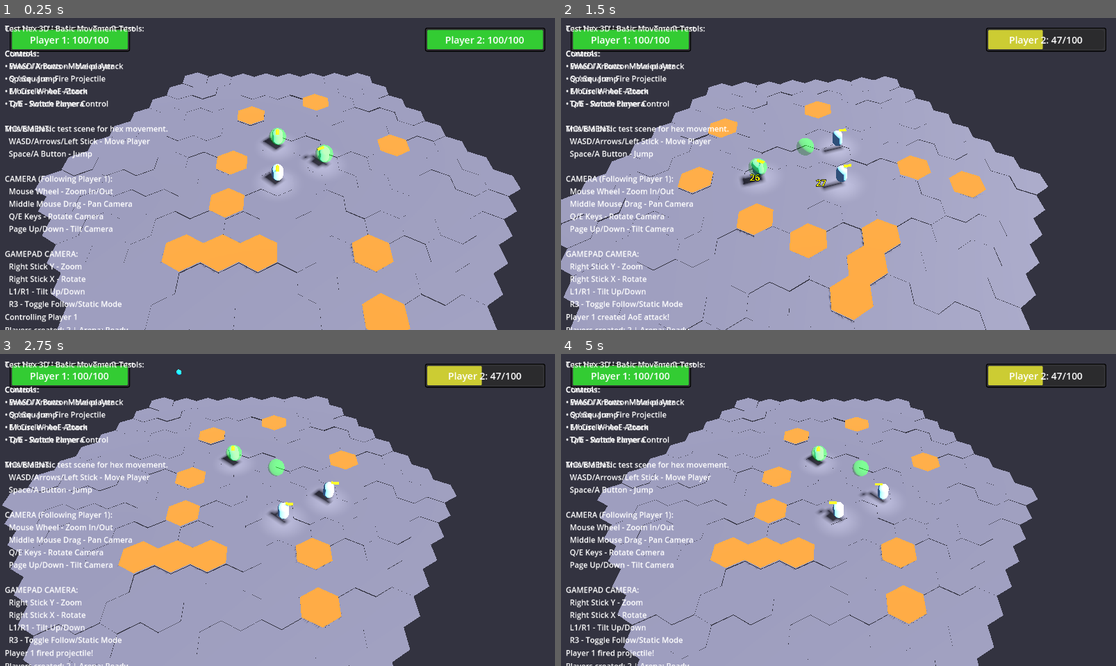
Above: before the commit, frames 1-4 (two rows, left to right).
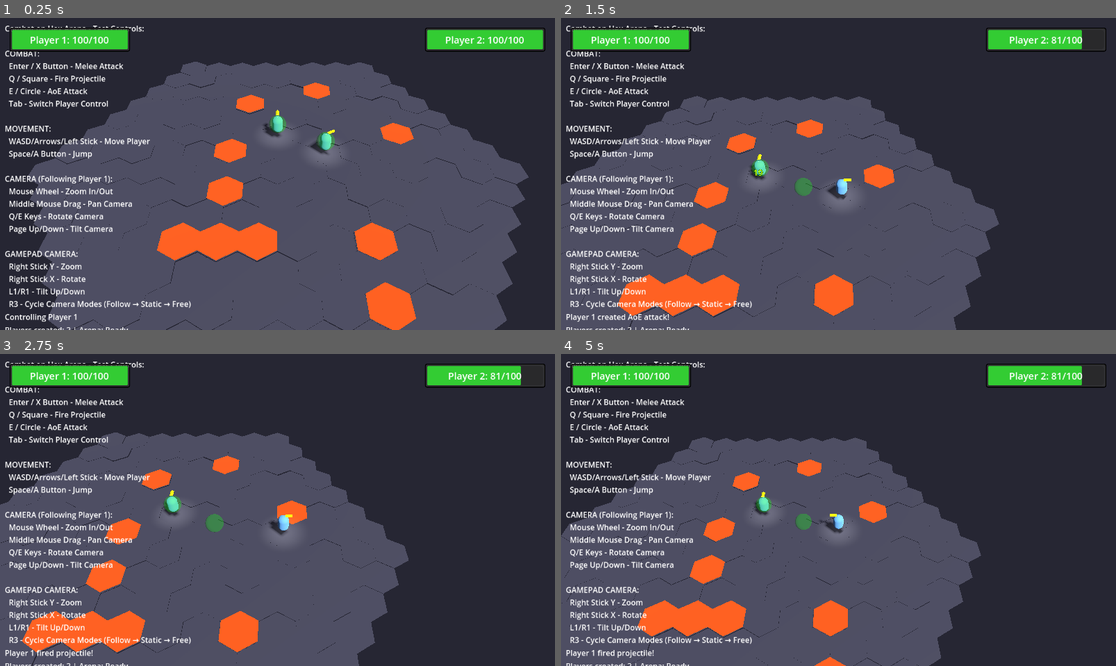
Above: after the commit, the same moments.

Repository: bbaserdem/GemBrawl
Game: Godot game, scene res://tests/TestCombatCollision.tscn
Same seed, same stepped clock (60 frames per second), same inputs: the game is played once before the commit and once after it. This scene is started directly instead of the project's main scene.
Inputs (mouse positions are in pixels of both pictures, inside the frame that each line leads up to):
- Up to frame 1 (0.25 s): no input
- Up to frame 2 (1.5 s): tap Enter (attack_melee) at 0.5 s; move the mouse to (960, 158) at 0.52 s; hold D (move_right) 0.53-1.25 s; hold E (attack_aoe) 0.53-1.25 s; click (960, 158) at 0.67 s; drag from (727, 189) to (810, 236) at 1.27 s
- Up to frame 3 (2.75 s): move the mouse to (333, 441) at 2.02 s; hold D (move_right) from 2.03 s (still down); hold Q (attack_ranged) from 2.03 s (still down)
- Up to frame 4 (5 s): release D (move_right) at 2.75 s; release Q (attack_ranged) at 2.75 s; drag from (810, 572) to (672, 463) at 2.77 s; move the mouse to (1005, 556) at 3.52 s; hold A (move_left) 3.53-4.25 s; hold Mouse wheel down (camera_zoom_out) 3.53-4.25 s; drag from (672, 463) to (755, 432) at 4.27 s

The runs differ from the first frame. In frame 1, 64% of the frame differs, in the area x 0-96%, y 2-100%; in frame 2, 61%; in frame 3, 60%; in frame 4, 61%.

Commit message:
fix: improve camera tracking and combat testing systems
Camera improvements:
- Add automatic local player detection for camera tracking
- Fix third-person camera to track from behind player
- Enable zoom controls in all follow modes
- Increase camera rotation speed for responsive third-person mode
- Add periodic checks for local player changes

Combat testing improvements:
- Refactor to use actual game skill implementations instead of test scenes
- Fix projectile collision detection with proper hitbox setup
- Improve projectile visibility (larger, slower, glowing orange)
- Add visual indicators for melee attacks (red semi-transparent box)
- Fix DamageInfo property access in damage callbacks
- Reduce character turn rate from 10.0 to 6.0 for better control

Test structure improvements:
- Remove dependency on TestHex.tscn to avoid duplicate cameras
- Add players to "players" group for camera detection
- Clean up test scene to use actual game implementations

🤖 Generated with [Claude Code](https://claude.ai/code)

Co-Authored-By: Claude <noreply@anthropic.com>

Diff:
--- a/gembrawl/characters/components/PlayerMovement.gd
+++ b/gembrawl/characters/components/PlayerMovement.gd
@@ -7,7 +7,7 @@
 @export var movement_speed: float = 5.0
 @export var acceleration: float = 10.0
 @export var friction: float = 10.0
-@export var rotation_speed: float = 10.0
+@export var rotation_speed: float = 6.0  # Reduced from 10.0 for smoother turning
 
 ## Jump and gravity settings
 @export var jump_force: float = 10.0
--- a/gembrawl/game/CameraController.gd
+++ b/gembrawl/game/CameraController.gd
@@ -35,9 +35,12 @@
 @export var enable_follow: bool = true
 
 ## Camera modes
-enum CameraMode { STATIC, FOLLOW_PLAYER }
-var camera_mode: CameraMode = CameraMode.FOLLOW_PLAYER
+enum CameraMode { PLAYER_FOCUSED, THIRD_PERSON, ARENA_FOCUSED }
+var camera_mode: CameraMode = CameraMode.PLAYER_FOCUSED
 var arena_center: Vector3 = Vector3.ZERO
+var default_follow_zoom: float = 20.0  # Default zoom for follow mode
+var default_arena_zoom: float = 35.0  # Default zoom for arena mode
+var arena_camera_position: Vector3 = Vector3.ZERO  # Camera position in arena mode
 
 ## Camera nodes
 @onready var camera_pivot: Node3D = $CameraPivot
@@ -52,6 +55,7 @@
 var initial_tilt_degrees: float  # Store initial tilt in degrees
 var is_initialized: bool = false  # Track initialization state
 var current_tilt: float  # Actual rendered tilt (smoothly interpolated)
+var local_player_check_timer: float = 0.0  # Timer for periodic local player checks
 
 func _ready() -> void:
 	# Initialize camera position
@@ -73,11 +77,9 @@
 	set_process_input(true)
 	set_process_unhandled_input(true)
 
-	# Find the player if not set
+	# Find the local player if not set
 	if not follow_target:
-		follow_target = get_node_or_null("../Player3D")
-		if follow_target:
-			print("Found player for camera follow")
+		find_local_player()
 
 	# Set arena center (0,0,0 for our hex arena)
 	arena_center = Vector3.ZERO
@@ -97,23 +99,59 @@
 	if enable_edge_pan:
 		_handle_edge_pan(delta)
 
+	# Periodically check if we need to update the local player (every 0.5 seconds)
+	local_player_check_timer += delta
+	if local_player_check_timer >= 0.5:
+		local_player_check_timer = 0.0
+		# Check if we should track a different player
+		if not follow_target or (follow_target.has_method("get") and not follow_target.get("is_local_player")):
+			find_local_player()
+
 	# Camera positioning based on mode
 	match camera_mode:
-		CameraMode.STATIC:
-			# Center on arena - adjust position based on tilt angle
-			# Move camera south (positive Z) to compensate for tilt
-			var tilt_offset = 12.0 * sin(deg_to_rad(tilt_angle))  # More offset for steeper angles
-			var static_offset = Vector3(0, 0, tilt_offset)
-			global_position = global_position.lerp(arena_center + static_offset, follow_smoothness * delta)
-			# Zoom out more in static mode for full arena view
-			if current_zoom < 35:
-				current_zoom = lerp(current_zoom, 35.0, delta * 2.0)
-				_update_camera_position()
-		CameraMode.FOLLOW_PLAYER:
-			# Follow target
-			if follow_target:
+		CameraMode.PLAYER_FOCUSED:
+			# Camera follows player with fixed orientation
+			if enable_follow and follow_target and is_instance_valid(follow_target):
 				var target_pos = follow_target.global_position + look_at_offset
 				global_position = global_position.lerp(target_pos, follow_smoothness * delta)
+
+				# Keep rotation fixed (allow manual control with Q/E or right stick)
+				# Update camera with current zoom
+				_update_camera_position()
+
+		CameraMode.THIRD_PERSON:
+			# Camera follows player and rotates to keep player facing forward
+			if enable_follow and follow_target and is_instance_valid(follow_target):
+				var target_pos = follow_target.global_position + look_at_offset
+				global_position = global_position.lerp(target_pos, follow_smoothness * delta)
+
+				# Rotate camera to be behind the player (add 180 degrees)
+				var player_rotation = follow_target.rotation.y + PI
+				var target_rotation = player_rotation
+
+				# Apply rotation differently from manual rotation
+				rotation.y = lerp_angle(rotation.y, target_rotation, delta * 12.0)
+				current_rotation = rad_to_deg(rotation.y)  # Keep current_rotation in sync
+
+				# Allow zoom control in third person (don't force to 15.0)
+				_update_camera_position()
+
+		CameraMode.ARENA_FOCUSED:
+			# Static camera focused on arena center
+			# Zoom controls move camera forward/backward instead of zooming
+			var tilt_offset = 12.0 * sin(deg_to_rad(tilt_angle))
+			var base_position = arena_center + Vector3(0, 0, tilt_offset)
+
+			# Initialize arena camera position if needed
+			if arena_camera_position == Vector3.ZERO:
+				arena_camera_position = base_position
+
+			global_position = global_position.lerp(arena_camera_position, follow_smoothness * delta * 2.0)
+
+			# Fixed zoom level for arena mode
+			if abs(current_zoom - default_arena_zoom) > 0.1:
+				current_zoom = lerp(current_zoom, default_arena_zoom, delta * 2.0)
+				_update_camera_position()
 
 func _unhandled_input(event: InputEvent) -> void:
 	# Toggle camera mode with R3 (right stick press)
@@ -217,8 +255,14 @@
 	tilt_angle = clamp(tilt_angle + delta_tilt, min_tilt, max_tilt)
 
 func _adjust_zoom(delta_zoom: float) -> void:
-	current_zoom = clamp(current_zoom + delta_zoom, min_zoom, max_zoom)
-	_update_camera_position()
+	if camera_mode == CameraMode.ARENA_FOCUSED:
+		# In arena mode, zoom controls move camera forward/backward
+		var forward = -transform.basis.z
+		arena_camera_position += forward * delta_zoom * 2.0
+	else:
+		# Normal zoom behavior for other modes
+		current_zoom = clamp(current_zoom + delta_zoom, min_zoom, max_zoom)
+		_update_camera_position()
 
 ## Update camera position and orientation
 ## Applies rotation, tilt, and zoom to the camera pivot system
@@ -277,14 +321,50 @@
 
 ## Toggle between camera modes
 func _toggle_camera_mode() -> void:
+	# Cycle through modes: PLAYER_FOCUSED -> THIRD_PERSON -> ARENA_FOCUSED -> PLAYER_FOCUSED
 	match camera_mode:
-		CameraMode.STATIC:
-			camera_mode = CameraMode.FOLLOW_PLAYER
-			print("Camera Mode: Follow Player")
-		CameraMode.FOLLOW_PLAYER:
-			camera_mode = CameraMode.STATIC
-			print("Camera Mode: Static (Arena Center)")
+		CameraMode.PLAYER_FOCUSED:
+			camera_mode = CameraMode.THIRD_PERSON
+			enable_follow = true
+			enable_rotation = false  # Disable manual rotation in third person
+			print("Camera Mode: THIRD PERSON")
+		CameraMode.THIRD_PERSON:
+			camera_mode = CameraMode.ARENA_FOCUSED
+			enable_follow = false
+			enable_rotation = true
+			# Initialize arena camera position
+			arena_camera_position = arena_center + Vector3(0, 0, 12.0)
+			print("Camera Mode: ARENA FOCUSED")
+		CameraMode.ARENA_FOCUSED:
+			camera_mode = CameraMode.PLAYER_FOCUSED
+			enable_follow = true
+			enable_rotation = true
+			# Reset zoom to follow default
+			current_zoom = default_follow_zoom
+			_update_camera_position()
+			print("Camera Mode: PLAYER FOCUSED")
 
 ## Set the arena center position
 func set_arena_center(center: Vector3) -> void:
 	arena_center = center
+
+## Find and set the player with is_local_player = true as the follow target
+func find_local_player() -> void:
+	# First check players in the "players" group
+	var players = get_tree().get_nodes_in_group("players")
+	for player in players:
+		if player.has_method("get") and player.get("is_local_player") == true:
+			set_follow_target(player)
+			print("CameraController: Found local player in group: ", player.name)
+			return
+
+	# If no player in group, check all children of the current scene
+	var root = get_tree().current_scene
+	if root:
+		for child in root.get_children():
+			if child.has_method("get") and child.get("is_local_player") == true:
+				set_follow_target(child)
+				print("CameraController: Found local player: ", child.name)
+				return
+
+	print("CameraController: No local player found")
--- a/gembrawl/tests/TestCombatCollision.tscn
+++ b/gembrawl/tests/TestCombatCollision.tscn
@@ -1,7 +1,7 @@
 [gd_scene load_steps=6 format=3 uid="uid://bx4bwlnnmckqu"]
 
 [ext_resource type="Script" path="res://tests/TestCombatCollisionController.gd" id="1"]
-[ext_resource type="PackedScene" uid="uid://bgf8yc6a3oy5h" path="res://tests/TestHex.tscn" id="2"]
+[ext_resource type="PackedScene" path="res://arena/HexArena.tscn" id="2"]
 [ext_resource type="Script" path="res://game/CameraController.gd" id="3"]
 
 [sub_resource type="BoxShape3D" id="BoxShape3D_1"]
--- a/gembrawl/tests/TestCombatCollisionController.gd
+++ b/gembrawl/tests/TestCombatCollisionController.gd
@@ -7,10 +7,10 @@
 @export var spawn_radius: float = 5.0
 @export var player_scene: PackedScene = preload("res://characters/PlayerCharacter.tscn")
 
-## Combat test scenes
-@export var melee_hitbox_scene: PackedScene = preload("res://tests/combat/TestMeleeHitbox.tscn")
-@export var projectile_scene: PackedScene = preload("res://tests/combat/TestProjectile.tscn")
-@export var aoe_scene: PackedScene = preload("res://tests/combat/TestAOE.tscn")
+## Combat skill classes - using actual game implementations
+const MeleeHitbox = preload("res://characters/skills/MeleeHitbox.gd")
+const Projectile = preload("res://characters/skills/Projectile.gd")
+const AoeAttack = preload("res://characters/skills/AoeAttack.gd")
 
 ## References
 var players: Array[Player3D] = []
@@ -54,10 +54,10 @@
 	# Create combat UI
 	_create_combat_ui()
 
-	# Set camera to follow player 1
-	if camera_controller and players.size() > 0:
-		camera_controller.set_follow_target(players[0])
+	# Set arena center for the camera
+	if camera_controller:
 		camera_controller.set_arena_center(Vector3.ZERO)
+		print("Camera setup complete - will auto-detect local player")
 
 	# Update UI
 	_update_ui()
@@ -123,10 +123,13 @@
 		var player = player_scene.instantiate() as Player3D
 		player.player_id = i + 1
 		player.name = "Player" + str(i + 1)
-		player.is_local_player = (i == 0)  # First player is controlled
+		player.is_local_player = (i == 0)  # Only first player is controlled
 
 		# Add to scene FIRST before accessing global_position
 		add_child(player)
+
+		# Add player to the "players" group so camera can find them
+		player.add_to_group("players")
 
 		# Set spawn position AFTER adding to scene tree
 		var spawn_points_array = get_tree().get_nodes_in_group("spawn_points")
@@ -135,13 +138,13 @@
 			# Ensure player is at correct height
 			player.global_position.y = max(player.global_position.y, 1.0)
 
-			# Make player face the center (0, 0, 0)
-			var to_center = -player.global_position
-			to_center.y = 0  # Keep it on the horizontal plane
-			if to_center.length() > 0:
-				to_center = to_center.normalized()
-				# Calculate rotation to face center
-				var rotation_y = atan2(to_center.x, to_center.z)
+			# Make player face away from center (outward)
+			var facing_direction = player.global_position
+			facing_direction.y = 0  # Keep it on the horizontal plane
+			if facing_direction.length() > 0:
+				facing_direction = facing_direction.normalized()
+				# Calculate rotation to face outward
+				var rotation_y = atan2(facing_direction.x, facing_direction.z)
 				player.rotation.y = rotation_y
 
 		# Connect signals
@@ -174,12 +177,37 @@
 
 	var attacker = players[current_player_index]
 
-	# Create melee hitbox
-	var hitbox = melee_hitbox_scene.instantiate() as MeleeHitbox
-	add_child(hitbox)  # Add to scene, not to player
-
-	# Get forward direction (Godot standard: -transform.basis.z)
-	var forward = -attacker.transform.basis.z
+	# Create melee hitbox node
+	var hitbox = MeleeHitbox.new()
+
+	# Add a CollisionShape3D to the hitbox BEFORE adding to scene
+	var collision_shape = CollisionShape3D.new()
+	var box_shape = BoxShape3D.new()
+	box_shape.size = Vector3(2.0, 1.0, 1.0)  # Width, Height, Depth
+	collision_shape.shape = box_shape
+	hitbox.add_child(collision_shape)
+
+	# Add visual indicator for the melee attack
+	var mesh_instance = MeshInstance3D.new()
+	var box_mesh = BoxMesh.new()
+	box_mesh.size = Vector3(2.0, 1.0, 1.0)  # Match collision shape
+	mesh_instance.mesh = box_mesh
+
+	# Create a semi-transparent material
+	var material = StandardMaterial3D.new()
+	material.albedo_color = Color(1, 0.2, 0.2, 0.5)  # Red, semi-transparent
+	material.transparency = BaseMaterial3D.TRANSPARENCY_ALPHA
+	material.emission_enabled = true
+	material.emission = Color(1, 0, 0)
+	material.emission_energy = 0.3
+	mesh_instance.material_override = material
+	hitbox.add_child(mesh_instance)
+
+	# Now add to scene
+	add_child(hitbox)
+
+	# Get forward direction (reversed because players face outward)
+	var forward = attacker.transform.basis.z
 
 	# Position in front of player at player's center height
 	var spawn_position = attacker.global_position + forward * 1.5
@@ -199,6 +227,10 @@
 	# Connect to hit signal
 	hitbox.hit_target.connect(_on_melee_hit)
 
+	# Auto-remove the hitbox after its active time
+	await get_tree().create_timer(0.3).timeout
+	hitbox.queue_free()
+
 	# Melee attack by Player
 
 func _test_projectile() -> void:
@@ -207,25 +239,80 @@
 
 	var attacker = players[current_player_index]
 
-	# Get aim direction (Godot standard: -transform.basis.z)
-	var aim_direction = -attacker.transform.basis.z
+	# Get aim direction (reversed because players face outward)
+	var aim_direction = attacker.transform.basis.z
 	aim_direction.y = 0
 	aim_direction = aim_direction.normalized()
 
-	# Create projectile manually instead of using static method
-	var projectile = projectile_scene.instantiate() as Projectile
-	add_child(projectile)  # Add to this scene
-	# Spawn projectile further in front of the player to avoid immediate collision
-	# Match player's center height better (capsule is 1.0 tall, so center is at 0.5)
-	var spawn_offset = attacker.global_position + aim_direction * 2.0
-	spawn_offset.y = attacker.global_position.y + 0.5  # Center of player capsule
+	# Create projectile node
+	var projectile = Projectile.new()
+
+	# Add required child nodes BEFORE adding to scene
+	var mesh_instance = MeshInstance3D.new()
+	mesh_instance.name = "MeshInstance3D"
+	var sphere_mesh = SphereMesh.new()
+	sphere_mesh.radius = 0.3  # Increased from 0.2 for better visibility
+	sphere_mesh.height = 0.6  # Increased from 0.4
+	mesh_instance.mesh = sphere_mesh
+
+	# Add a simple material for visibility
+	var material = StandardMaterial3D.new()
+	material.albedo_color = Color(1, 0.5, 0)  # Orange color
+	material.emission_enabled = true
+	material.emission = Color(1, 0.3, 0)
+	material.emission_energy = 0.5
+	mesh_instance.material_override = material
+	projectile.add_child(mesh_instance)
+
+	var collision = CollisionShape3D.new()
+	collision.name = "CollisionShape3D"
+	var sphere_shape = SphereShape3D.new()
+	sphere_shape.radius = 0.3  # Match mesh size
+	collision.shape = sphere_shape
+	projectile.add_child(collision)
+
+	var hitbox = Area3D.new()
+	hitbox.name = "Hitbox"
+	hitbox.monitoring = true  # Enable monitoring
+	hitbox.monitorable = false  # Hitbox doesn't need to be monitored
+
+	# Set up collision layers for the hitbox
+	hitbox.collision_layer = 1 << 5  # PROJECTILE layer
+	hitbox.collision_mask = (1 << 1) | (1 << 3)  # PLAYER and ENEMY layers
+
+	var hitbox_collision = CollisionShape3D.new()
+	var hitbox_shape = SphereShape3D.new()
+	hitbox_shape.radius = 0.6  # Larger hitbox for more reliable detection
+	hitbox_collision.shape = hitbox_shape
+	hitbox.add_child(hitbox_collision)
+	projectile.add_child(hitbox)
+
+	# NOW add to scene after children are set up
+	add_child(projectile)
+
+	# Configure projectile properties for testing
+	projectile.speed = 60.0  # Even slower to improve hit detection
+	projectile.damage = 15
+	projectile.lifetime = 8.0  # Longer lifetime for slower projectile
+	projectile.gravity_scale = 0.0  # No gravity for testing
+
+	# Spawn projectile in front of the player at a lower height
+	var spawn_offset = attacker.global_position + aim_direction * 1.5  # Spawn further to avoid self-collision
+	spawn_offset.y = attacker.global_position.y + 0.2  # Lower height to hit ground targets
 	projectile.setup(attacker, spawn_offset, aim_direction)
+
+	# Debug collision setup
+	print("Projectile hitbox layer: ", hitbox.collision_layer, " mask: ", hitbox.collision_mask)
 
 	# Register with combat manager
 	combat_manager.register_projectile(projectile)
 
 	# Connect hit signal for debug
 	projectile.hit_target.connect(_on_projectile_hit)
+
+	# Debug: ensure projectile is set up correctly
+	print("Projectile created: pos=", projectile.global_position, " dir=", aim_direction, " speed=", projectile.speed)
+	print("Players in scene: ", players.size(), " Current player: ", attacker.name)
 
 	status_label.text = "Player %d fired projectile!" % attacker.player_id
 	# Projectile fired by Player
@@ -236,10 +323,21 @@
 
 	var attacker = players[current_player_index]
 
-	# Create AoE manually instead of using static method
-	var aoe = aoe_scene.instantiate() as AoeAttack
-	add_child(aoe)  # Add to this scene
-	var forward = -attacker.transform.basis.z
+	# Create AoE node
+	var aoe = AoeAttack.new()
+
+	# Configure AoE properties BEFORE adding to scene
+	aoe.damage = 30
+	aoe.radius = 3.0
+	aoe.delay_before_damage = 0.5
+	aoe.duration = 0.1
+	aoe.shape = AoeAttack.Shape.SPHERE
+
+	# Add to scene
+	add_child(aoe)
+
+	# Setup AoE after adding to scene (needs scene tree for timers)
+	var forward = attacker.transform.basis.z
 	aoe.setup(attacker, attacker.global_position, forward)
 
 	# Register with combat manager
@@ -282,7 +380,7 @@
   Right Stick Y - Zoom
   Right Stick X - Rotate
   L1/R1 - Tilt Up/Down
-  R3 - Toggle Follow/Static Mode"""
+  R3 - Cycle Camera Modes (Follow → Static → Free)"""
 
 	status_label.text = "Controlling Player %d" % (current_player_index + 1)
 	debug_label.text = "Players created: %d | Arena: %s" % [players.size(), "Ready" if arena else "Not Found"]
@@ -368,7 +466,9 @@
 	print("Melee hit target: ", target.name)
 
 func _on_projectile_hit(target: Node3D, damage_info: DamageSystem.DamageInfo) -> void:
-	print("Projectile hit target: ", target.name)
+	var damage = damage_info.get_final_damage()
+	print("Projectile hit target: ", target.name, " for ", damage, " damage")
+	status_label.text = "Hit %s for %d damage!" % [target.name, damage]
 
 func _on_aoe_hit(targets: Array[Node3D]) -> void:
 	# AoE hit targets
